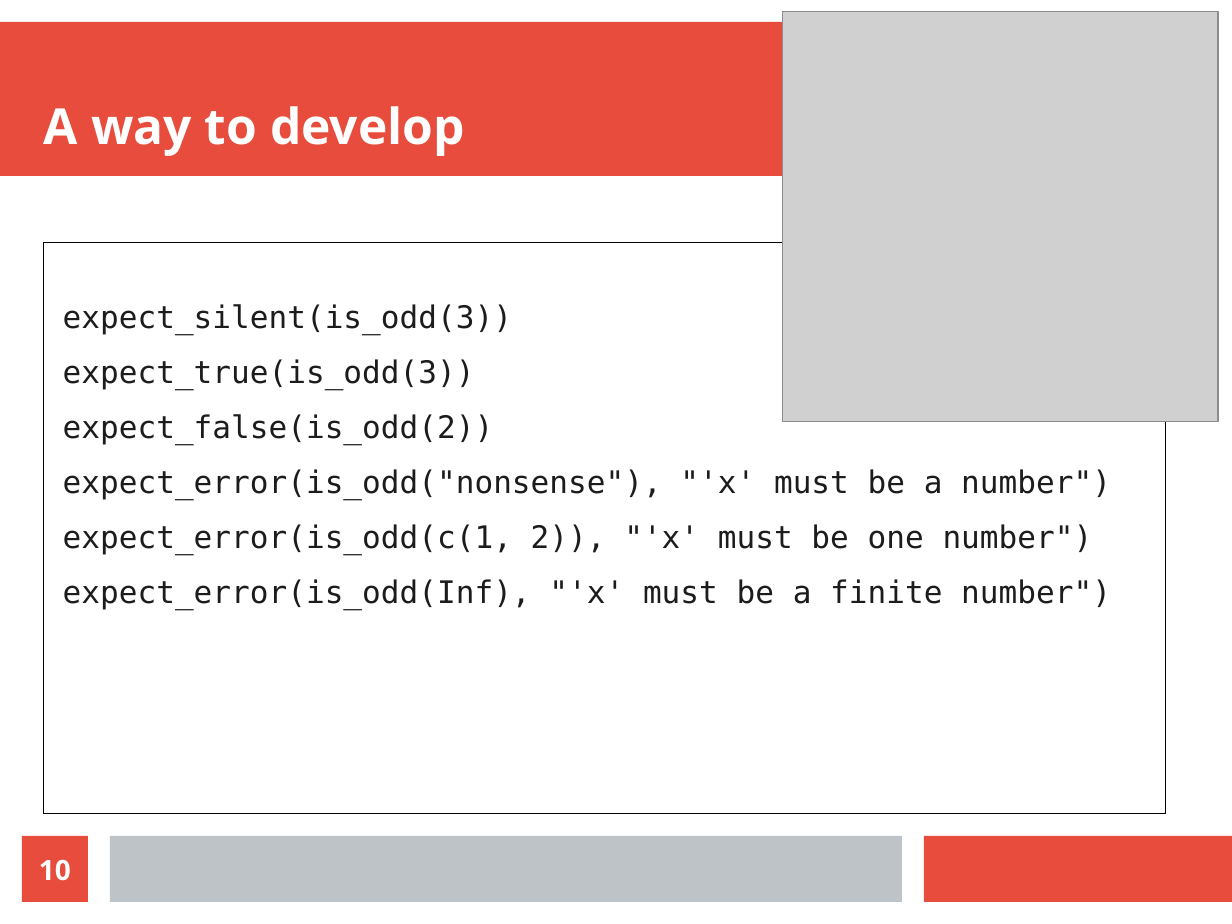
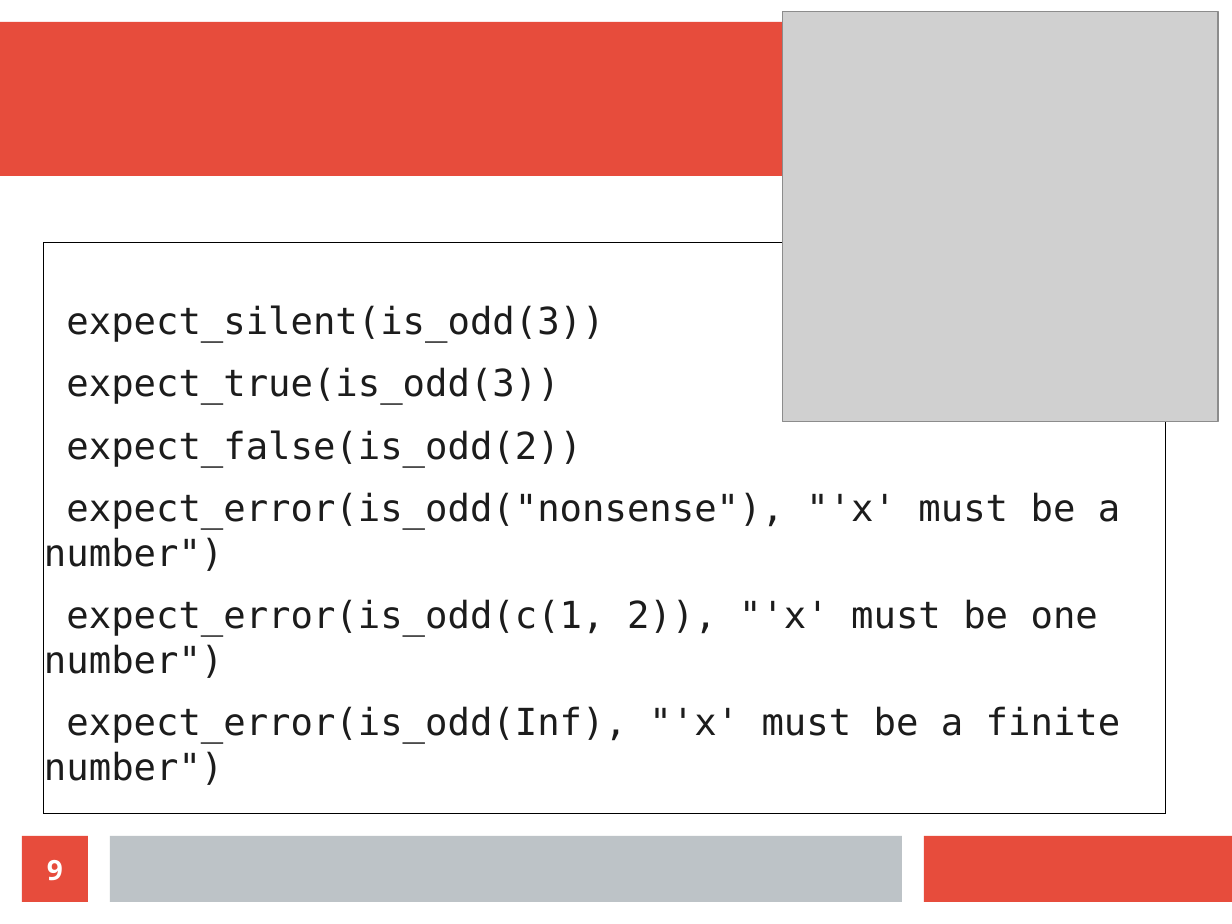
Before and after one commit to richelbilderbeek/nlseb_tdd_20210420, a slide deck: slide 9 of nlseb_tdd_20210420.odp (slide 10 before the commit). Drawn at 1232x924 pixels with LibreOffice and Linux fonts; fonts in the diff are those of the drawing; grey boxes stand for pictures. Boxes give left, top, right and bottom in pixels: in the first picture for what was removed or moved away, otherwise in the second. Text is boxed around its words. In the diff, an @@ line names an element or a change of style, - is before the commit and + after.

```diff
--- a/nlseb_tdd_20210420.odp
+++ b/nlseb_tdd_20210420.odp
@@ title removed at [44,106,465,156] @@
-A way to develop
@@ text "expect_silent(is_odd(3))" at [44,243,1166,815]: size 20 to 24 pt @@
@@ page number at [47,860,63,881]: text changed @@
-10
+9
```
Also in this commit, not shown: 11 other slides changed, 4 slides added, 4 slides removed, 8 other files.
